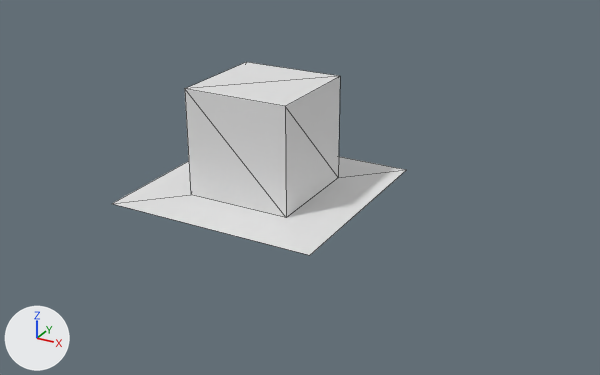
A saved change to the glTF model assets/Dev.glb.
Before and after are seen from a 50 mm lens placed at (7.42, -12.17, 6.21), pointed at (1.35, -1.14, 0.69). Arrows for +X, +Y and +Z are at lower left; the lights stay in place. Mesh edges are drawn as thin lines. Where no turn or scale is listed for an object, it has been applied to the vertices.
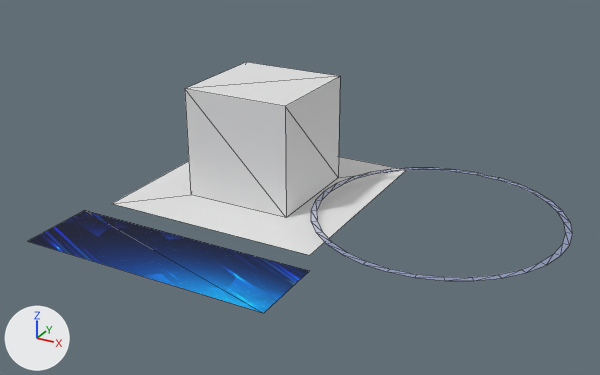
Pixel boxes (x1, y1, x2, y2) of what changed, in the pictures (600 x 375 px):
'Plane.001', added (blue)
    after: (28, 210, 309, 313)
'Circle', added (blue)
    after: (311, 168, 573, 281)

Edits to the bpy script that builds the scene:
```text
Add img_blue_copy_space_digital_background_23_2148821698:
    img_blue_copy_space_digital_background_23_2148821698 = load_image('blue-copy-space-digital-background_23-2148821698', '_unpacked/blue-copy-space-digital-background_23-2148821698', 626, 417, 'sRGB')
Add mat_material_001:
    mat_material_001 = principled_material('Material.001')
    mat_material_001.base_color = (0.451, 0.506, 0.8)  # blue #b3bde7
    mat_material_001.alpha = 0.495
Add mat_material:
    mat_material = principled_material('Material')
    mat_material.texture = img_blue_copy_space_digital_background_23_2148821698
    mat_material.roughness = 1.0
Add me_circle:
    me_circle.from_pydata(...)  # 64 vertices, 64 faces; spans x -2.16..2.16, y -2.16..2.16, z 0.0
    me_circle.materials.append(mat_material_001)  # blue #b3bde7
Add me_plane_001:
    me_plane_001.from_pydata(...)  # 4 vertices, 2 faces; spans x -1.0..1.0, y -1.0..1.0, z 0.0
    me_plane_001.materials.append(mat_material)  # picture img_blue_copy_space_digital_background_23_2148821698
Add ob_circle:
    ob_circle = bpy.data.objects.new('Circle', me_circle)
    ob_circle.location = (3.38, 0.0, 0.15)
Add ob_plane_001:
    ob_plane_001 = bpy.data.objects.new('Plane.001', me_plane_001)
    ob_plane_001.location = (0.0, -3.11, 0.0)
    ob_plane_001.rotation_euler = (0.0, -3.142, 0.0)  # degrees (0, -180, 0)
    ob_plane_001.scale = (-2.23, -0.674, -1.0)
```
